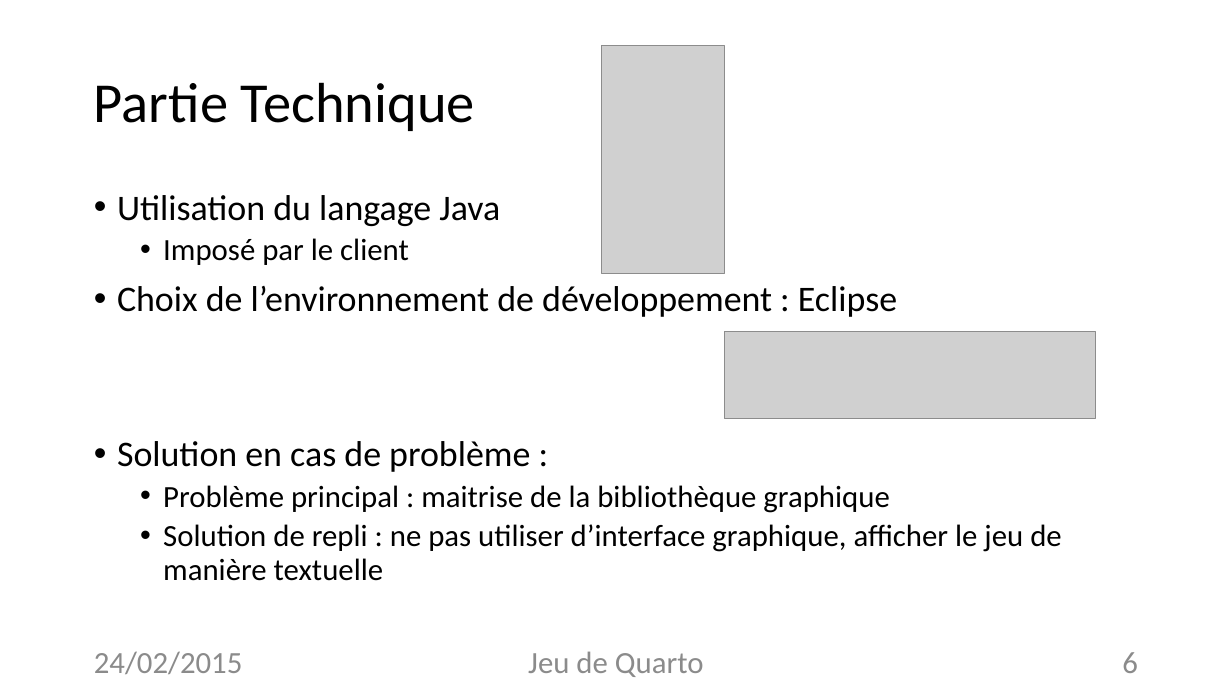
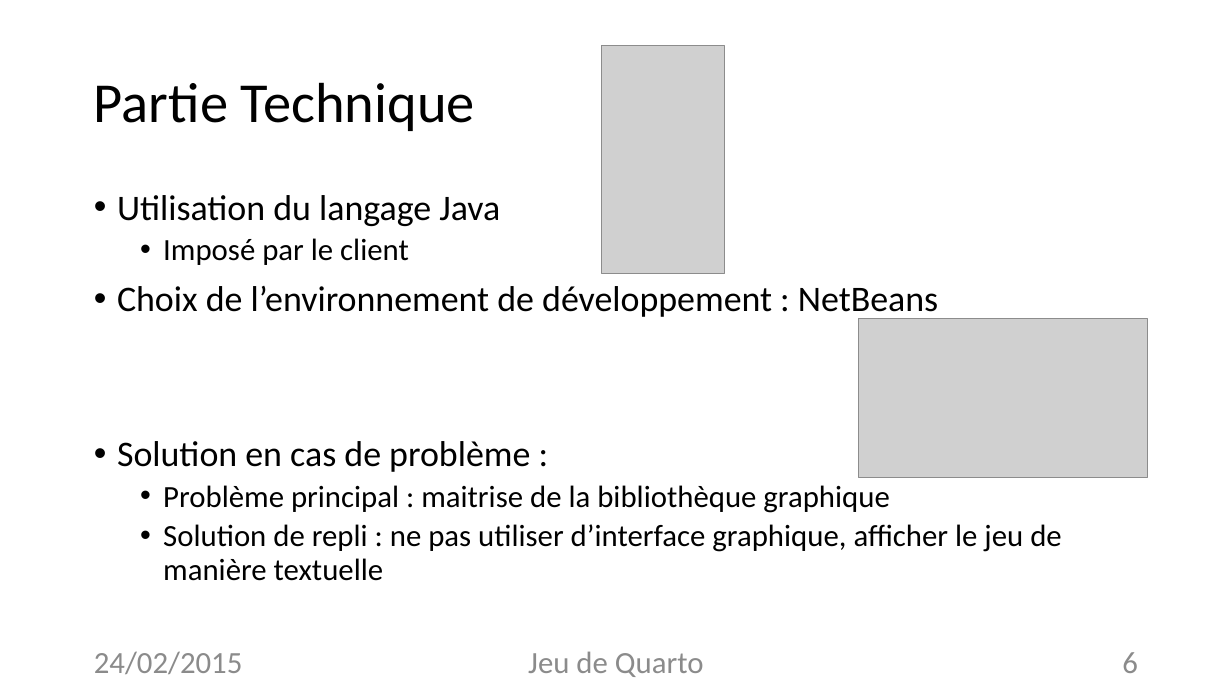
Before and after one commit to Quarto-Projet/Quarto, a slide deck: slide 6 of Diapo-&-co/150224 P4 Info 1.pptx. Drawn at 1232x693 pixels with LibreOffice and Linux fonts; fonts in the diff are those of the drawing; grey boxes stand for pictures. Boxes give left, top, right and bottom in pixels: in the first picture for what was removed or moved away, otherwise in the second. Text is boxed around its words. In the diff, an @@ line names an element or a change of style, - is before the commit and + after.

```diff
--- a/Diapo-&-co/150224 P4 Info 1.pptx
+++ b/Diapo-&-co/150224 P4 Info 1.pptx
@@ text at box(117, 286, 938, 320): text changed @@
-• Choix de l’environnement de développement : Eclipse
+• Choix de l’environnement de développement : NetBeans
@@ picture added at box(859, 318, 1147, 477) @@
@@ picture removed at box(725, 332, 1096, 419) @@
```
Also in this commit, not shown: 5 other slides changed.
